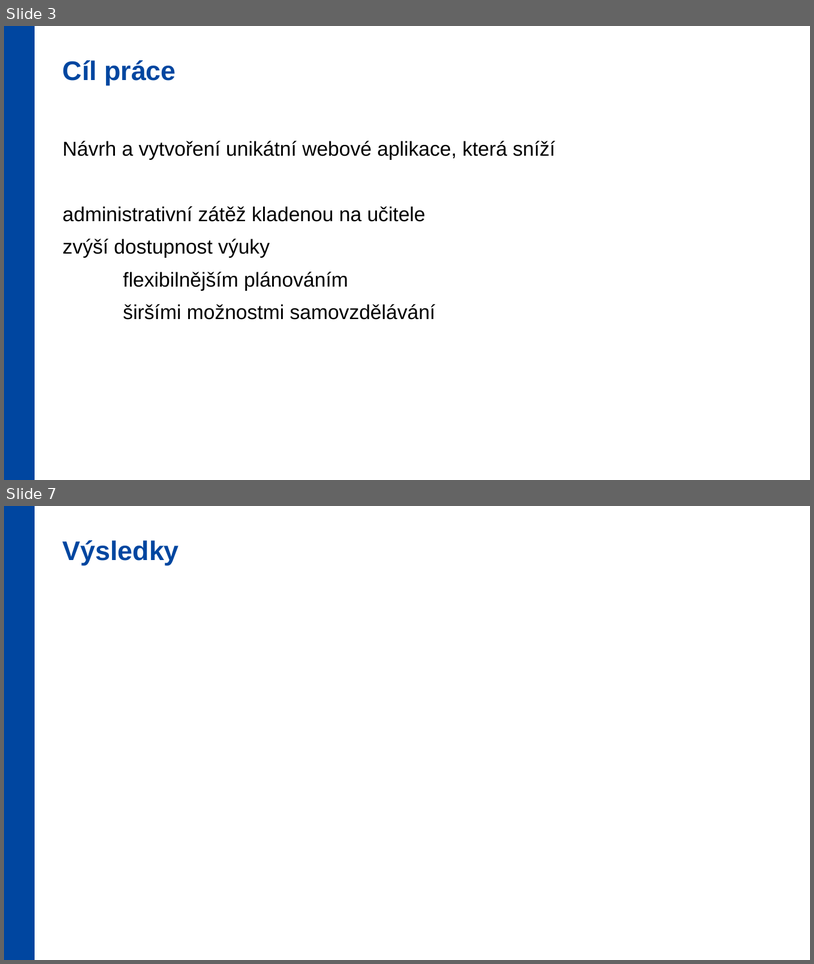
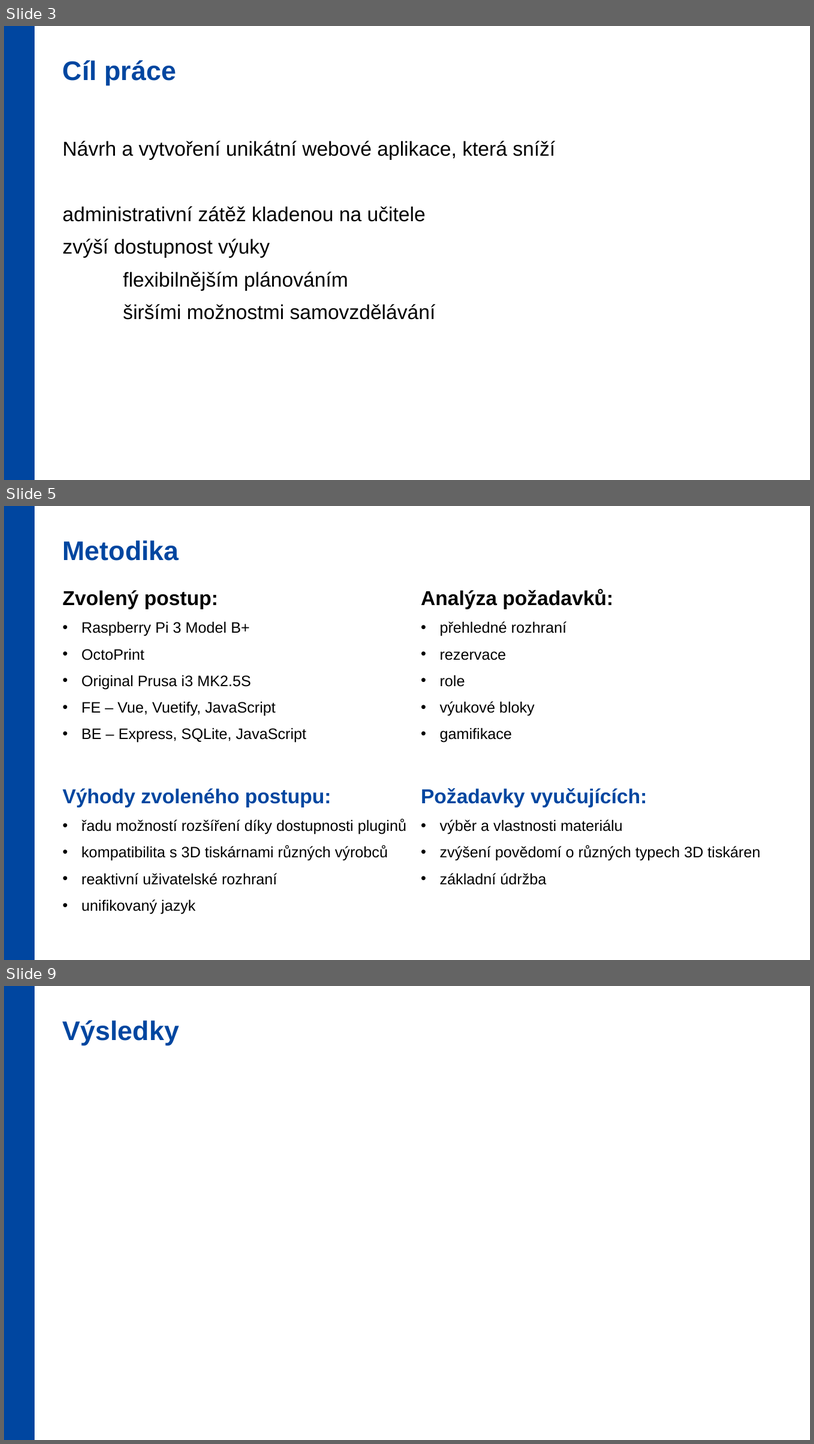
Before and after one commit to Zd3n1/BP2024, a slide deck: Prezentace.pptx. Shown one above the other, each under a label of ours: slides 3 and 7 before the commit, slides 3, 5 and 9 after it; the slides between them are not shown. The pictures are 814x964 and 814x1444 pixels, drawn with LibreOffice and Linux fonts; fonts in the diff are those of the drawing; background and template pictures are left out. Boxes give left, top, right and bottom in pixels: in the first picture for what was removed or moved away, otherwise in the second. Text is boxed around its words. In the diff, an @@ line names an element or a change of style, - is before the commit and + after.

```diff
--- a/Prezentace.pptx
+++ b/Prezentace.pptx
@@ slide 5 added at (4,506,810,960), background #FFFFFF; not listed: 1 template element that a slide beside it also shows @@
@@ text added at (63,540,179,561), 32 pt, text #0046A0, bold @@
+Metodika
@@ text added at (63,590,407,914), 18 pt, text #000000 @@
+Zvolený postup:
+• Raspberry Pi 3 Model B+
+• OctoPrint
+• Original Prusa i3 MK2.5S
+• FE – Vue, Vuetify, JavaScript
+• BE – Express, SQLite, JavaScript
+Výhody zvoleného postupu:
+• řadu možností rozšíření díky dostupnosti pluginů
+• kompatibilita s 3D tiskárnami různých výrobců
+• reaktivní uživatelské rozhraní
+• unifikovaný jazyk
@@ text added at (421,589,761,885), 18 pt, text #000000 @@
+Analýza požadavků:
+• přehledné rozhraní
+• rezervace
+• role
+• výukové bloky
+• gamifikace
+Požadavky vyučujících:
+• výběr a vlastnosti materiálu
+• zvýšení povědomí o různých typech 3D tiskáren
+• základní údržba
@@ what was slide 7 is now slide 9 @@
```
Also in this commit, not shown: 2 slides changed, 3 other slides added, 1 slide removed.
